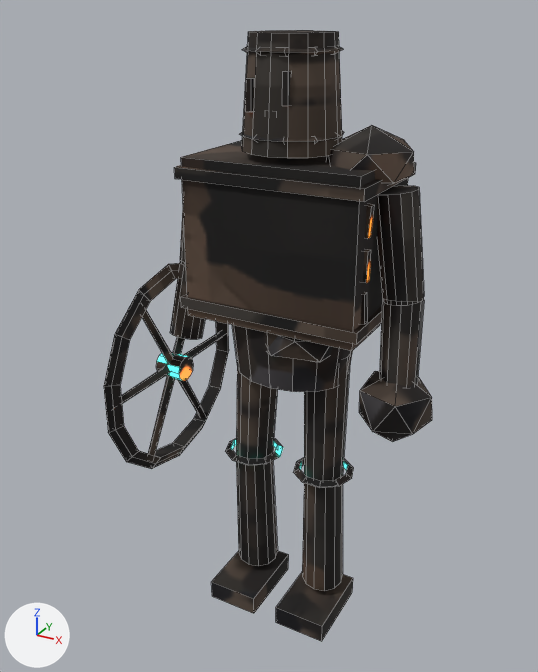
Renders of the Blender file assets/models/src/convoy_giant.blend from each side of a commit.
Before and after are seen from a 50 mm camera at (1.15, -2.28, 2.32) aimed at (-0.05, -0.09, 1.23). Arrows for +X, +Y and +Z are at lower left; the lights stay in place. The picture after the commit comes second. Mesh edges are drawn as thin lines.

The first picture shows 'convoy_giantMesh'.
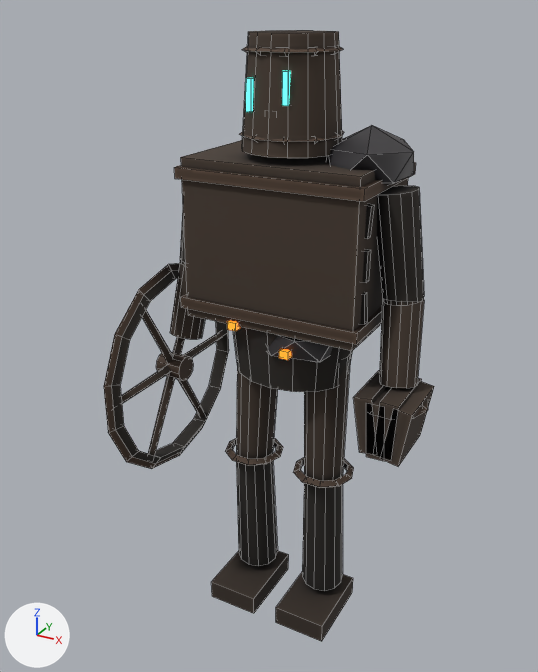
Changed parts and their boxes [x1, y1, x2, y2] in the pictures (538 x 672 px):
'convoy_giantMesh', reshaped: before [104, 30, 432, 641]; after [104, 30, 434, 641]
part 1 of me_convoy_giantmesh, added: after [366, 387, 392, 461]
part 2 of me_convoy_giantmesh, added (brown): after [375, 378, 422, 461]
part 3 of me_convoy_giantmesh, added: after [372, 400, 428, 420]
part 4 of me_convoy_giantmesh, added: after [279, 348, 292, 360]
part 5 of me_convoy_giantmesh, added: after [227, 320, 240, 331]
part 6 of me_convoy_giantmesh, built on: before [359, 371, 432, 442]; after [353, 370, 434, 466]
part 7 of me_convoy_giantmesh, surface changed: [104, 30, 424, 641] in both

Patch to the scene script:
```diff
--- a/assets/models/src/convoy_giant.blend.py
+++ b/assets/models/src/convoy_giant.blend.py
@@ me_convoy_giantmesh @@
 # used by ob_convoy_giantmesh; location = (0.0, 0.0, 0.0)
-me_convoy_giantmesh.from_pydata(...)  # 704 vertices, 560 faces; spans x -0.53..0.57, y -0.52..0.31, z 0.01..2.25
+me_convoy_giantmesh.from_pydata(...)  # 778 vertices, 612 faces; spans x -0.53..0.56, y -0.52..0.31, z 0.01..2.25
+# me_convoy_giantmesh part 1: the loose piece of 8 vertices spanning x -0.34..0.34, y -0.22..0.25, z 1.33..1.37 is copied, and the copy is scaled about its middle by (0.0942, 0.5, 5.33), then moved by (0.42, -0.12, -0.32); it spans x 0.39..0.46, y -0.22..0.01, z 0.92..1.13
+# me_convoy_giantmesh part 2: the loose piece of 8 vertices spanning x -0.34..0.34, y -0.22..0.25, z 1.33..1.37 is copied, and the copy is scaled about its middle by (0.0942, 0.5, 5.33), then moved by (0.46, -0.12, -0.31); it spans x 0.42..0.5, y -0.22..0.01, z 0.93..1.14
+# me_convoy_giantmesh part 3: the loose piece of 30 vertices spanning x 0.04..0.27, y -0.14..0.09, z 0.66..0.69 is copied, and the copy is scaled about its middle by (1.06, 1.06, 0.875), then moved by (0.28, -0.08, 0.41); it spans x 0.32..0.56, y -0.22..0.01, z 1.07..1.1
+# me_convoy_giantmesh part 4: a new loose piece, a box spanning x 0.06..0.095, y -0.222..-0.192, z 1.214..1.244, in mat_convoy_giantmesh_baked
+# me_convoy_giantmesh part 5: a new loose piece, a box spanning x -0.147..-0.112, y -0.222..-0.192, z 1.279..1.309, in mat_convoy_giantmesh_baked
+# me_convoy_giantmesh part 6
+# 12 vertices are removed from x 0.31..0.57, y -0.2..0.05, z 0.91..1.2
+# 20 faces are deleted
+# 8 vertices are added at x 0.34..0.55, y -0.22, z 0.92..1.14
+# 8 new vertices lie (0.0, 0.23, 0.0) away from vertices in x 0.34..0.55, y -0.22, z 0.92..1.14
+# 12 new faces join them
+# me_convoy_giantmesh part 7: 540 kept faces spanning x -0.53..0.5, y -0.52..0.31, z 0.01..2.25 get new texture (UV) coordinates
+# other edits to the shape of me_convoy_giantmesh do not show in these pictures
 me_convoy_giantmesh.materials.append(mat_convoy_giantmesh_baked)
```
